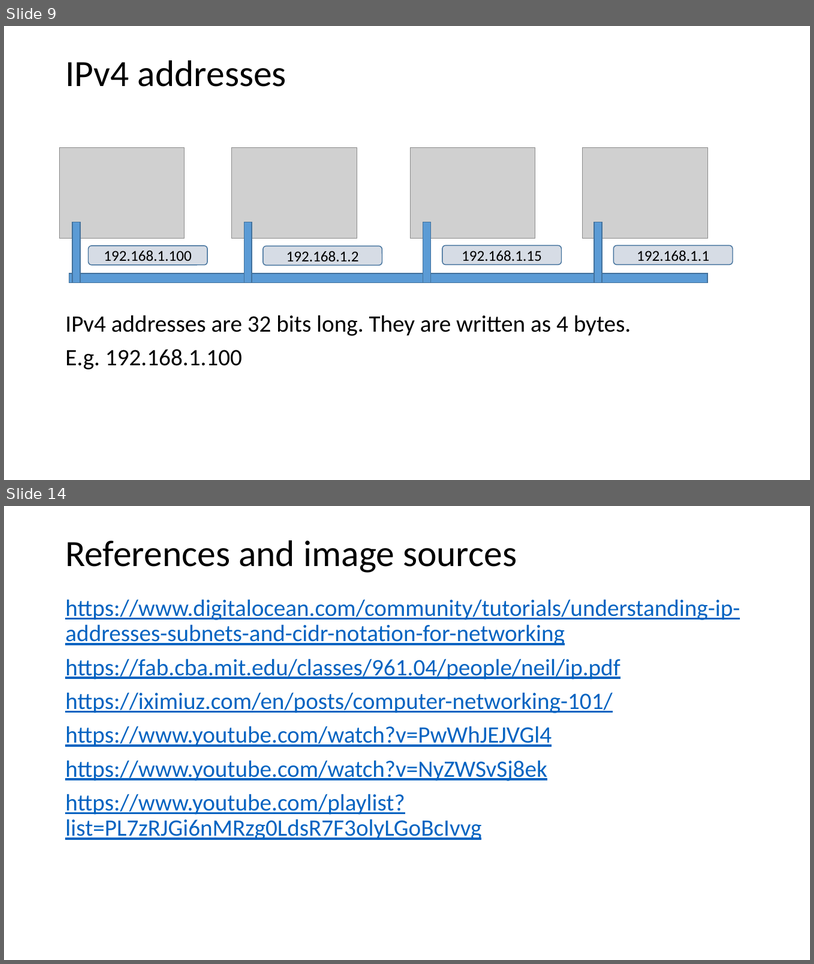
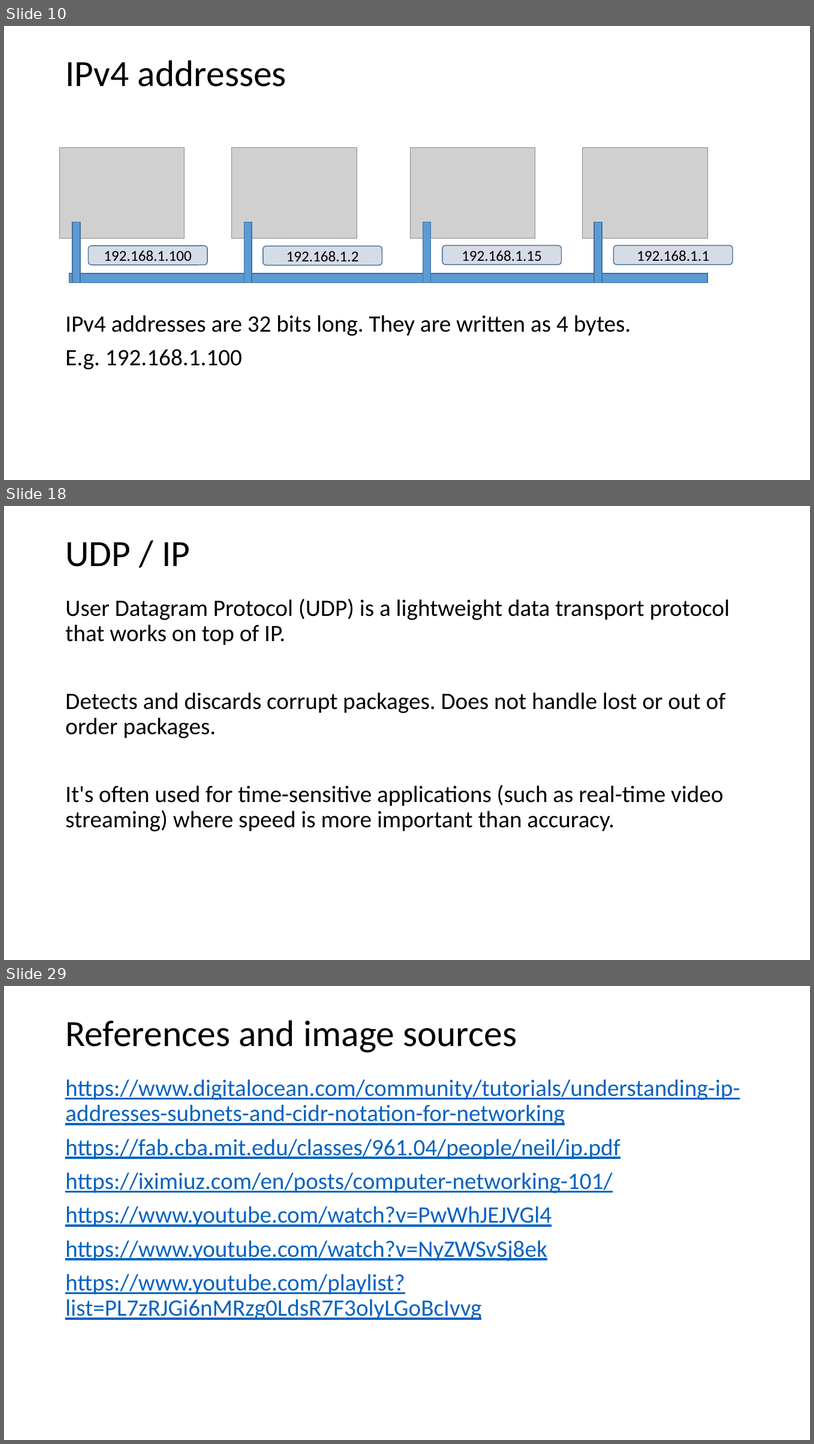
Before and after one commit to codesmurf/st3its3_teaching, a slide deck: 07 Networks/Networks.pptx. Shown one above the other, each under a label of ours: slides 9 and 14 before the commit, slides 10, 18 and 29 after it; the slides between them are not shown. The pictures are 814x964 and 814x1444 pixels, drawn with LibreOffice and Linux fonts; fonts in the diff are those of the drawing; grey boxes stand for pictures. Boxes give left, top, right and bottom in pixels: in the first picture for what was removed or moved away, otherwise in the second. Text is boxed around its words. In the diff, an @@ line names an element or a change of style, - is before the commit and + after.

```diff
--- a/07 Networks/Networks.pptx
+++ b/07 Networks/Networks.pptx
@@ slide 18 added at (4,506,810,960), background #FFFFFF @@
@@ title added at (65,542,190,567), 44 pt, text #000000 @@
+UDP / IP
@@ text added at (65,598,730,831), 28 pt, text #000000 @@
+User Datagram Protocol (UDP) is a lightweight data transport protocol that works on top of IP.
+Detects and discards corrupt packages. Does not handle lost or out of order packages.
+It's often used for time-sensitive applications (such as real-time video streaming) where speed is more important than accuracy.
@@ what was slide 9 is now slide 10 @@
@@ what was slide 14 is now slide 29 @@
```
Also in this commit, not shown: 2 slides changed, 16 other slides added, 2 slides removed.
